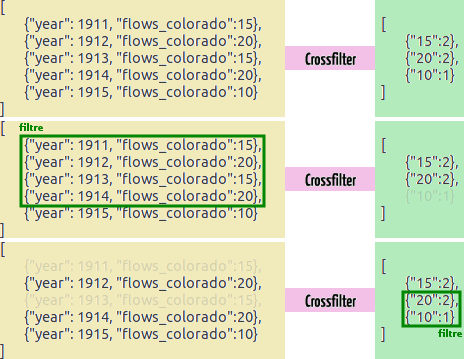
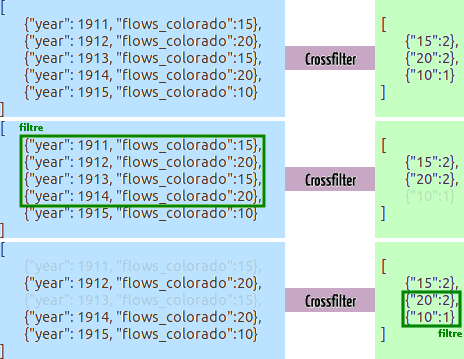
Layered file, before and after one edit (464x359). Changes by layer:
painted on "2016-07-28-104610_1920x1080_scrot.png copy #1" over <box>0,242,464,359</box>
painted on "2016-07-28-104610_1920x1080_scrot.png copy" over <box>0,121,464,238</box>
painted on "2016-07-28-104610_1920x1080_scrot.png" over <box>0,0,464,117</box>
